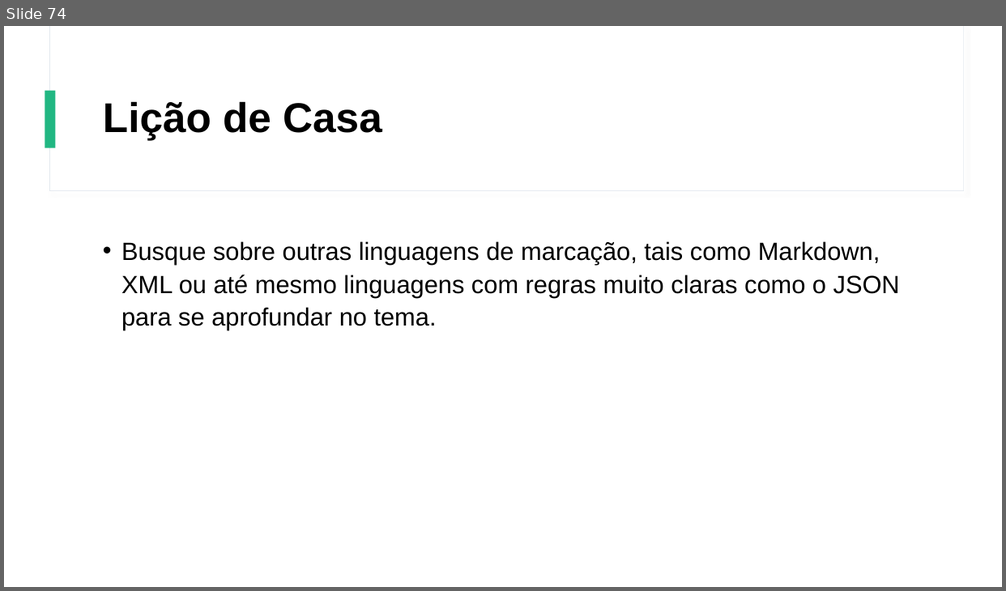
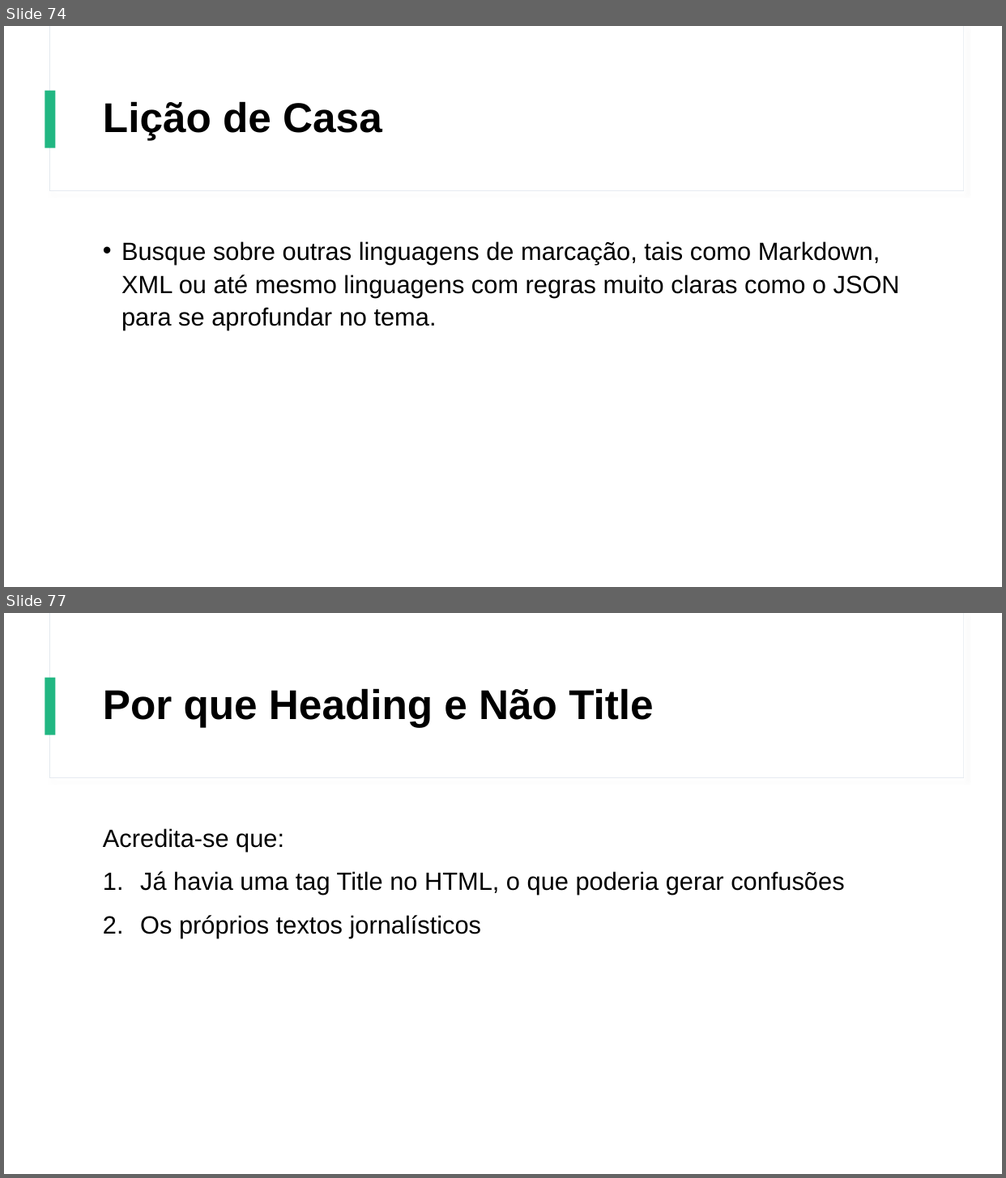
Before and after one commit to Gustavo6401/CursoHTMLCSS, a slide deck: Power Point/Curso de HTML e CSS.pptx. Shown one above the other, each under a label of ours: slide 74 before the commit, slides 74 and 77 after it; the slides between them are not shown. The pictures are 1006x591 and 1006x1178 pixels, drawn with LibreOffice and Linux fonts; fonts in the diff are those of the drawing. Boxes give left, top, right and bottom in pixels: in the first picture for what was removed or moved away, otherwise in the second. Text is boxed around its words. In the diff, an @@ line names an element or a change of style, - is before the commit and + after.

```diff
--- a/Power Point/Curso de HTML e CSS.pptx
+++ b/Power Point/Curso de HTML e CSS.pptx
@@ slide 77 added at box(4, 613, 1002, 1174), background #FFFFFF; not listed: 3 template elements that a slide beside it also shows @@
@@ title added at box(103, 688, 653, 727), 40 pt, text #000000, bold @@
+Por que Heading e Não Title
@@ text added at box(103, 828, 844, 939), 24 pt, text #000000 @@
+Acredita-se que:
+1. Já havia uma tag Title no HTML, o que poderia gerar confusões
+2. Os próprios textos jornalísticos
```
Also in this commit, not shown: 21 other slides added, 3 other files.
